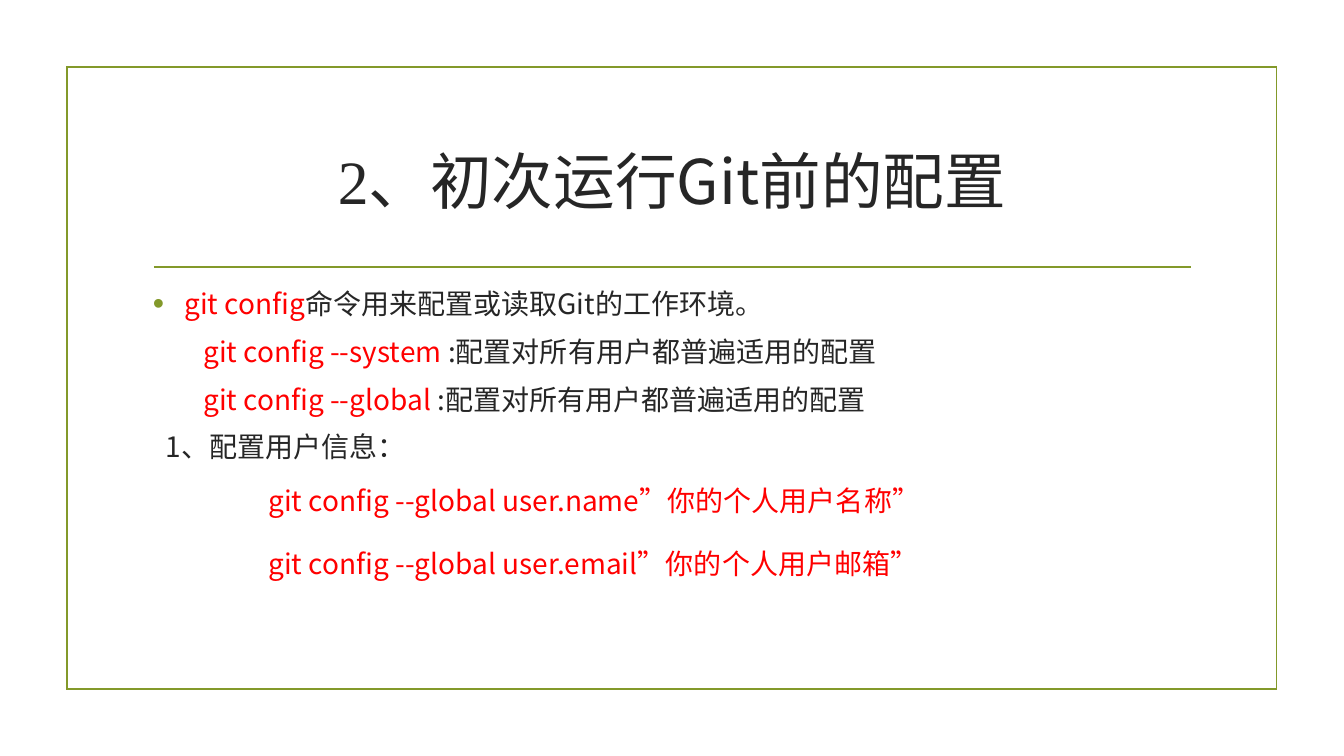
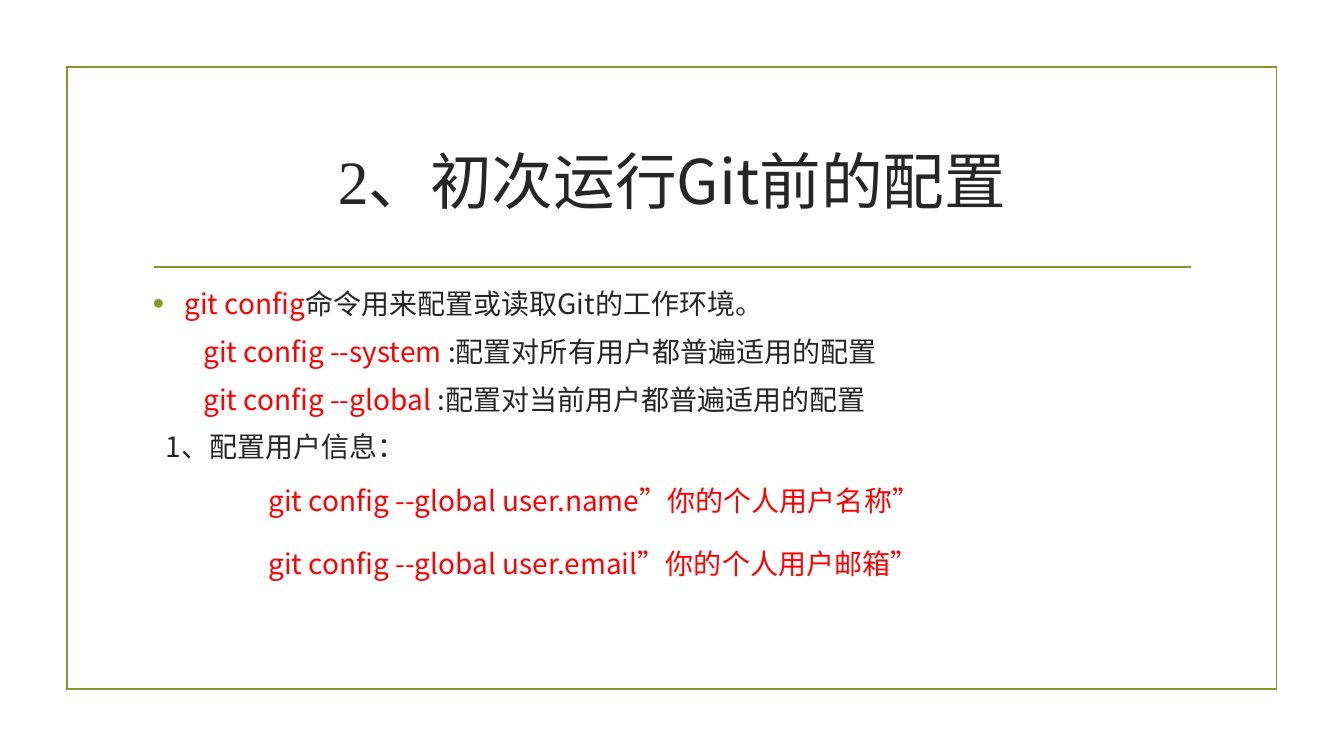
Before and after one commit to jtext103/SoftwareEngneering, a slide deck: slide 6 of CourseMaterial/Presentation/Git/Git和GitHub讲解.pptx. Drawn at 1344x756 pixels with LibreOffice and Linux fonts; fonts in the diff are those of the drawing; background and template pictures are left out. Boxes give left, top, right and bottom in pixels: in the first picture for what was removed or moved away, otherwise in the second. Text is boxed around its words. In the diff, an @@ line names an element or a change of style, - is before the commit and + after.

```diff
--- a/CourseMaterial/Presentation/Git/Git和GitHub讲解.pptx
+++ b/CourseMaterial/Presentation/Git/Git和GitHub讲解.pptx
@@ text at bbox=[203, 386, 866, 417]: text changed @@
-git config --global :配置对所有用户都普遍适用的配置
+git config --global :配置对当前用户都普遍适用的配置
```
Also in this commit, not shown: 1 other slide changed, 2 other files.
